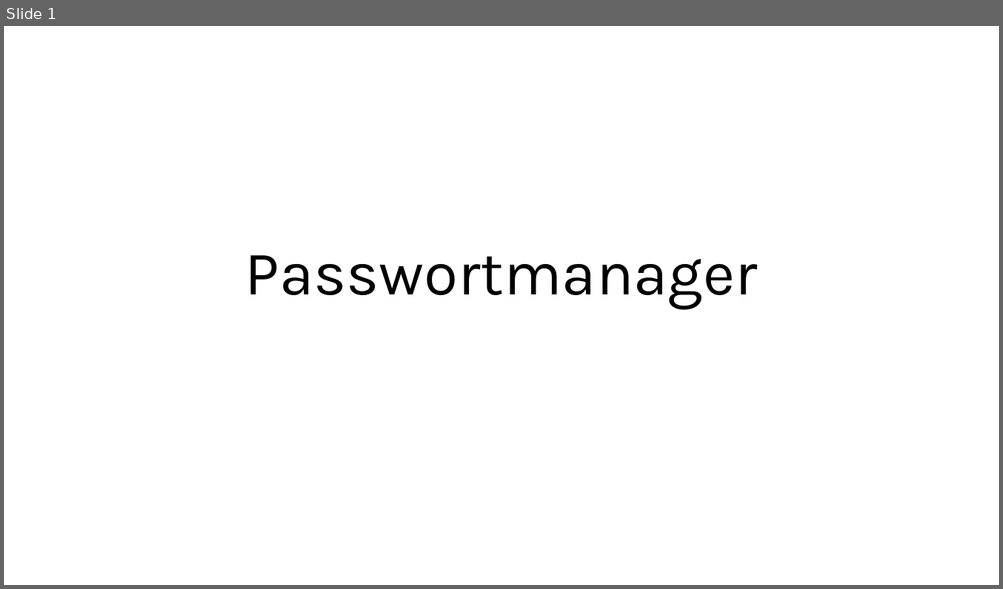
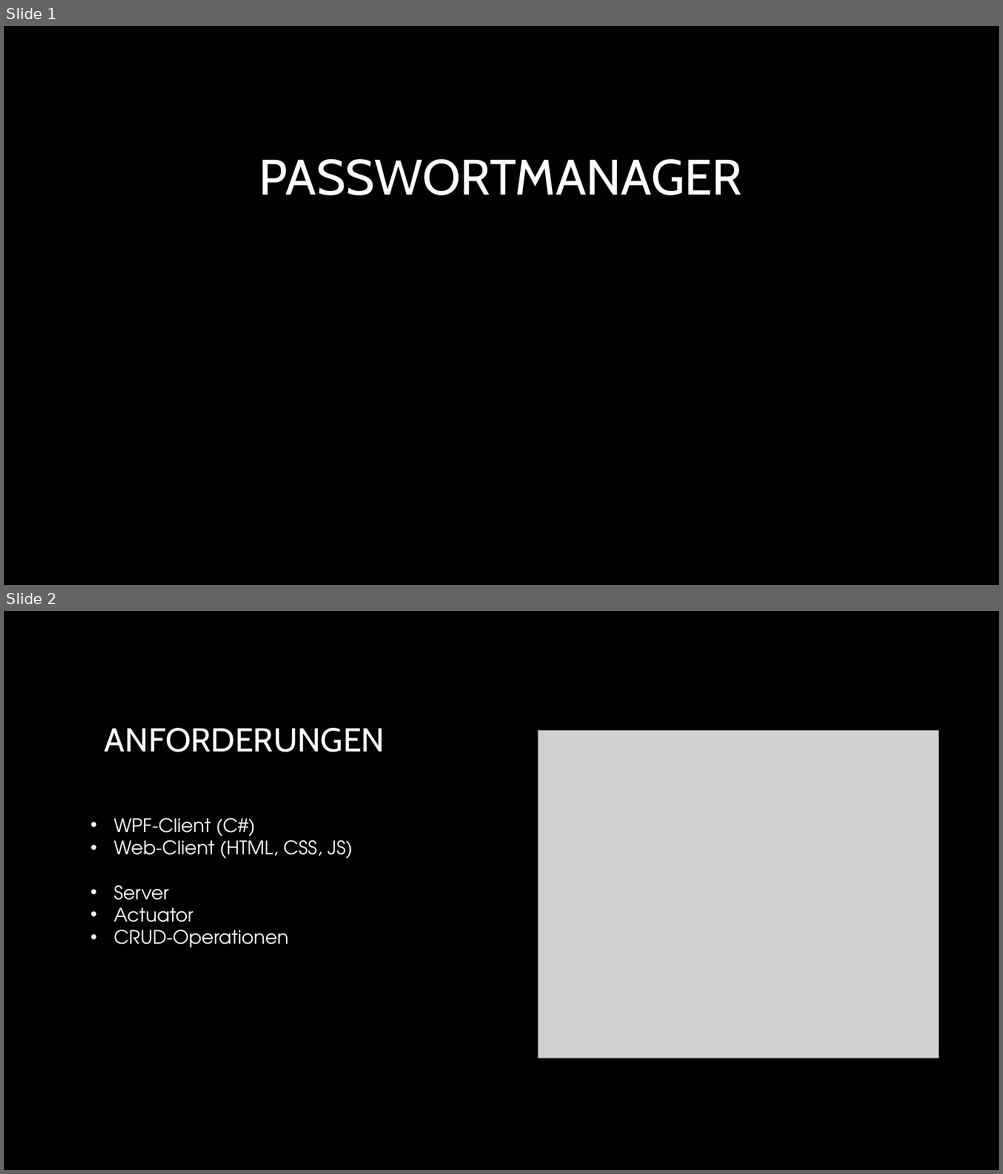
Before and after one commit to NebelNite/Passwortmanager, a slide deck: Passwortmanager.pptx. Shown one above the other, each under a label of ours: slide 1 before the commit, slides 1 and 2 after it. The pictures are 1003x589 and 1003x1174 pixels, drawn with LibreOffice and Linux fonts; fonts in the diff are those of the drawing; grey boxes stand for pictures; background and template pictures are left out. Boxes give left, top, right and bottom in pixels: in the first picture for what was removed or moved away, otherwise in the second. Text is boxed around its words. In the diff, an @@ line names an element or a change of style, - is before the commit and + after.

```diff
--- a/Passwortmanager.pptx
+++ b/Passwortmanager.pptx
@@ slide 2 added at (4, 611, 999, 1170), background picture (left out) @@
@@ title added at (105, 728, 385, 752), 32 pt, text gradient #FFFFFF to #A6A6A6 @@
+ANFORDERUNGEN
@@ picture added at (538, 730, 938, 1059) @@
@@ text added at (114, 818, 353, 948), 18 pt, text #FFFFFF @@
+• WPF-Client (C#)
+• Web-Client (HTML, CSS, JS)
+• Server
+• Actuator
+• CRUD-Operationen
@@ slide 1 changed as well @@
@@ background #FFFFFF to picture (left out) @@
@@ title at (259, 159, 742, 195): text changed; size 60 to 48 pt; font Karla to Cabin; text colour #000000 to gradient #FFFFFF to #A6A6A6 @@
-Passwortmanager
+PASSWORTMANAGER
```
Also in this commit, not shown: 8 other slides changed, 2 other slides added, 2 slides removed.
